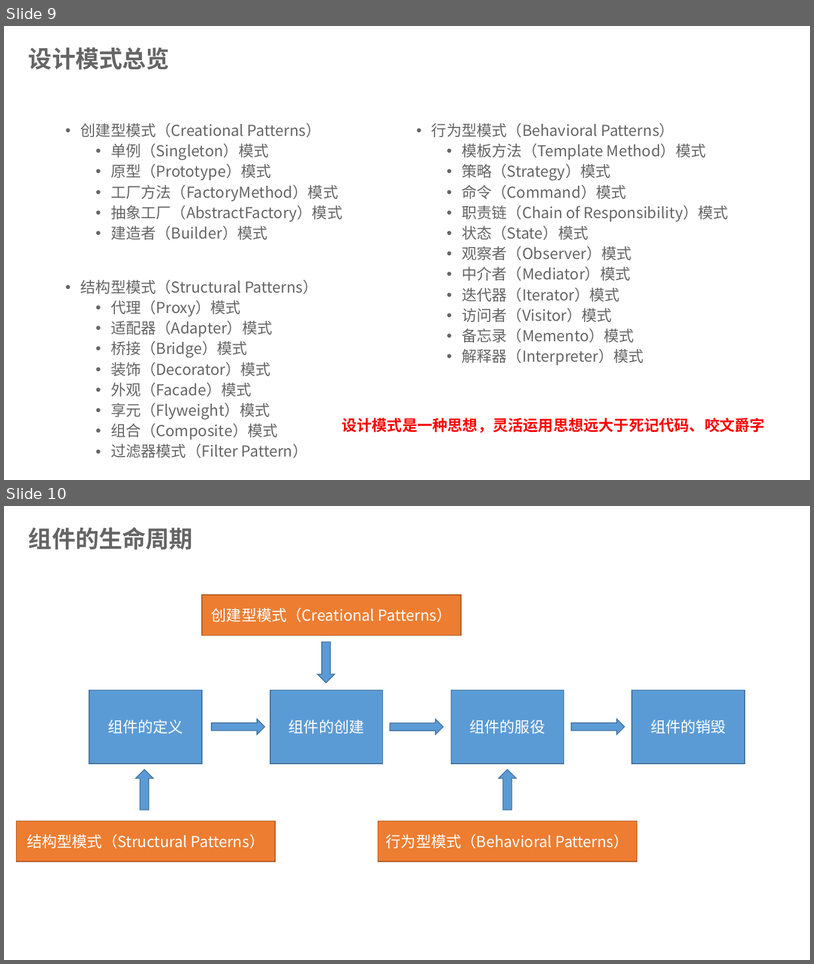
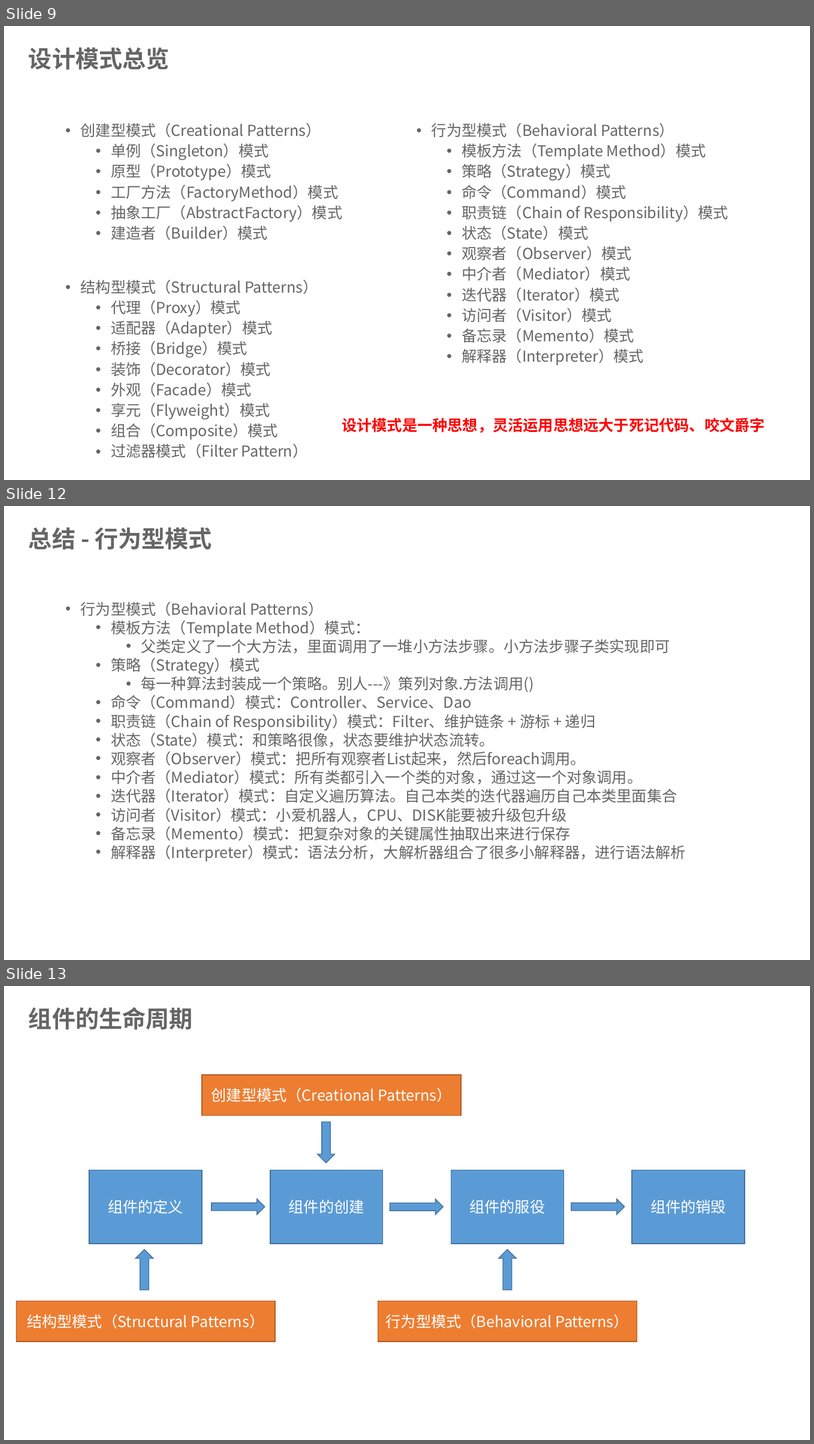
Before and after one commit to shuhongfan/design-patterns, a slide deck: 设计模式与框架源码.pptx. Shown one above the other, each under a label of ours: slides 9 and 10 before the commit, slides 9, 12 and 13 after it; the slides between them are not shown. The pictures are 814x964 and 814x1444 pixels, drawn with LibreOffice and Linux fonts; fonts in the diff are those of the drawing; background and template pictures are left out. Boxes give left, top, right and bottom in pixels: in the first picture for what was removed or moved away, otherwise in the second. Text is boxed around its words. In the diff, an @@ line names an element or a change of style, - is before the commit and + after.

Commit message:
ppt总结

```diff
--- a/设计模式与框架源码.pptx
+++ b/设计模式与框架源码.pptx
@@ slide 12 added at (4,506,810,960), background picture (left out) @@
@@ title added at (29,527,212,550), 28 pt, text #656565, bold @@
+总结 - 行为型模式
@@ text added at (81,601,686,861), 18 pt, text #656565 @@
+• 行为型模式（Behavioral Patterns）
+  • 模板方法（Template Method）模式：
+    • 父类定义了一个大方法，里面调用了一堆小方法步骤。小方法步骤子类实现即可
+  • 策略（Strategy）模式
+    • 每一种算法封装成一个策略。别人---》策列对象.方法调用()
+  • 命令（Command）模式：Controller、Service、Dao
+  • 职责链（Chain of Responsibility）模式：Filter、维护链条 + 游标 + 递归
+  • 状态（State）模式：和策略很像，状态要维护状态流转。
+  • 观察者（Observer）模式：把所有观察者List起来，然后foreach调用。
+  • 中介者（Mediator）模式：所有类都引入一个类的对象，通过这一个对象调用。
+  • 迭代器（Iterator）模式：自定义遍历算法。自己本类的迭代器遍历自己本类里面集合
+  • 访问者（Visitor）模式：小爱机器人，CPU、DISK能要被升级包升级
+  • 备忘录（Memento）模式：把复杂对象的关键属性抽取出来进行保存
+  • 解释器（Interpreter）模式：语法分析，大解析器组合了很多小解释器，进行语法解析
@@ what was slide 10 is now slide 13 @@
```
Also in this commit, not shown: 2 other slides added, 1 other file.
